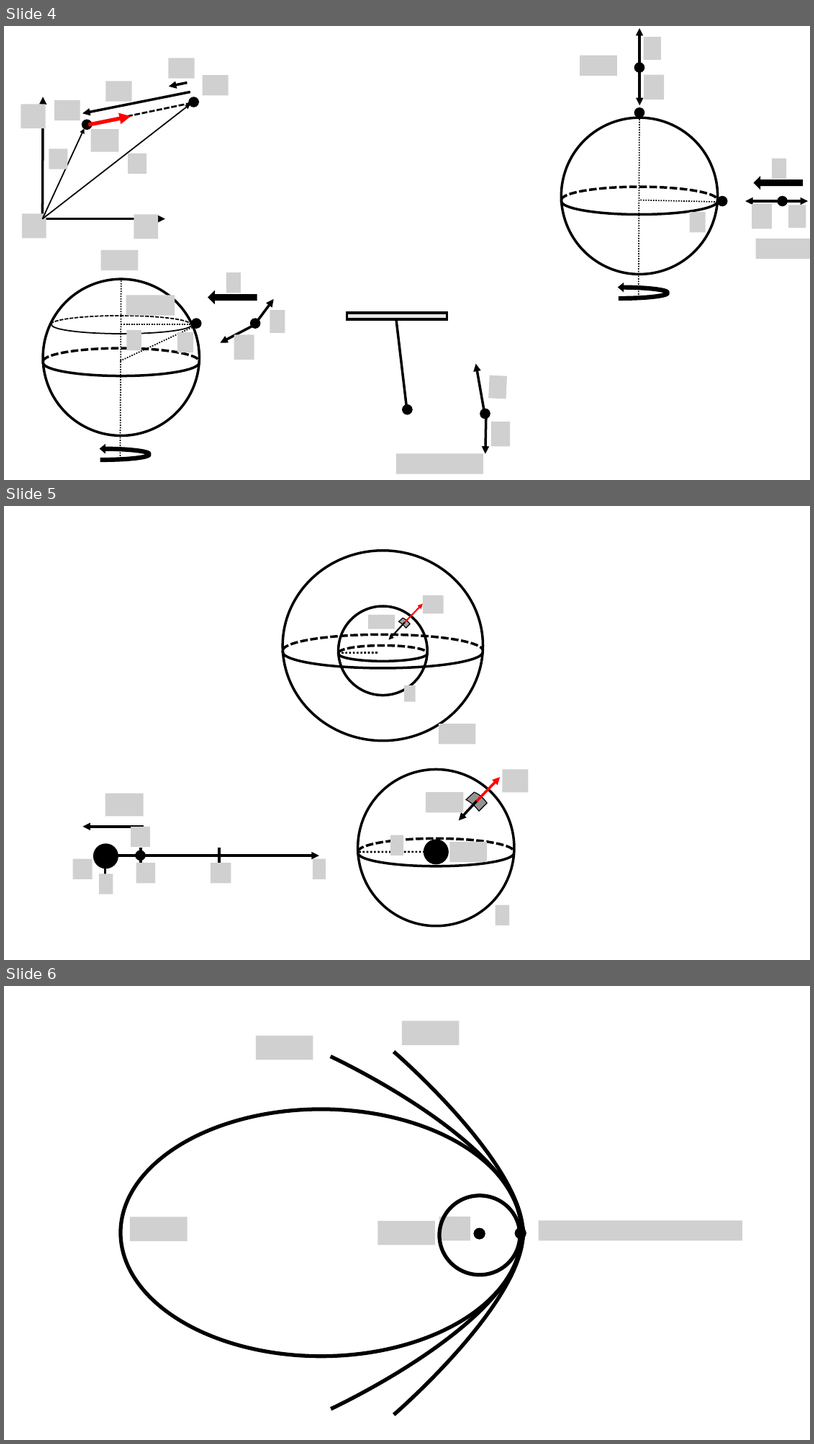
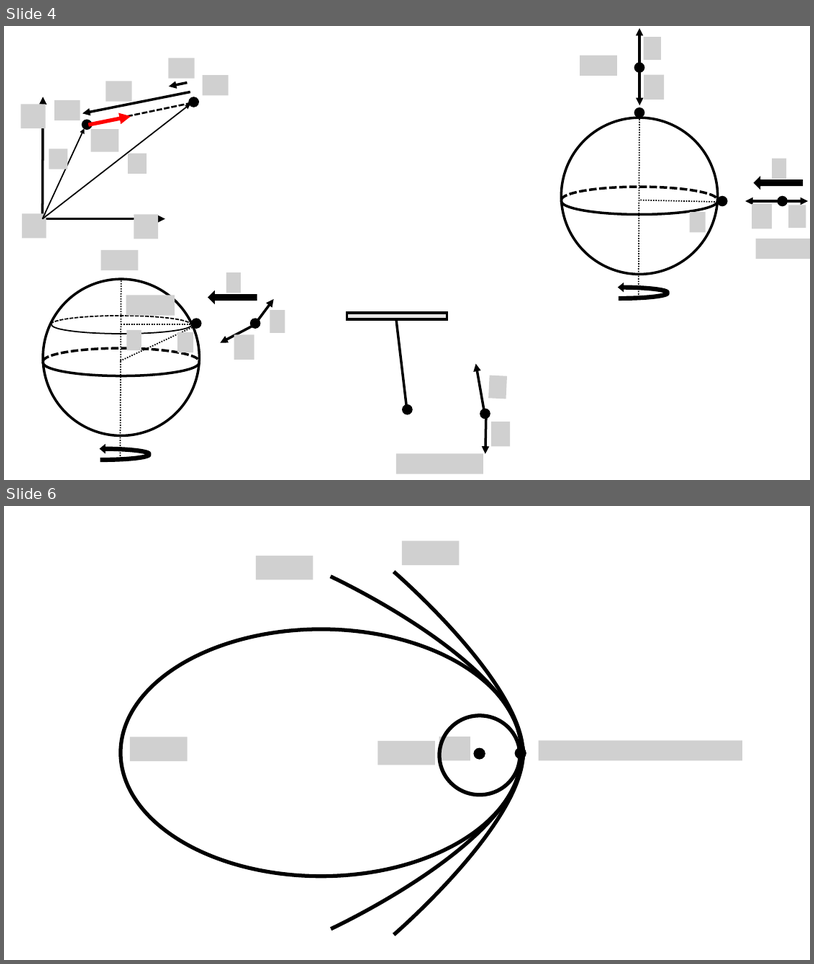
Before and after one commit to OSTP/PhysicsArtofModelling, a slide deck: tex/figures/Gravity/Figures.pptx. Shown one above the other, each under a label of ours: slides 4, 5 and 6 before the commit, slides 4 and 6 after it; the slides between them are not shown. The pictures are 814x1444 and 814x964 pixels, drawn with LibreOffice and Linux fonts; fonts in the diff are those of the drawing; grey boxes stand for pictures; background and template pictures are left out. Boxes give left, top, right and bottom in pixels: in the first picture for what was removed or moved away, otherwise in the second. Text is boxed around its words. In the diff, an @@ line names an element or a change of style, - is before the commit and + after.

```diff
--- a/tex/figures/Gravity/Figures.pptx
+++ b/tex/figures/Gravity/Figures.pptx
@@ slide 5 removed at [4,506,810,960], background #FFFFFF @@
@@ group removed at [283,551,483,744]: 4 arc (boxed as its full ellipse)s, 4 pictures, 2 arrows, 2 ellipses, 1 line, 1 freeform shape @@
@@ group removed at [73,793,327,894]: 7 pictures, 3 lines, 2 ellipses, 2 arrows @@
@@ group removed at [358,769,528,926]: 5 pictures, 2 arrows, 2 ellipses, 2 arc (boxed as its full ellipse)s, 1 line, 1 freeform shape @@
```
Also in this commit, not shown: 1 slide changed, 2 slides added, 1 other slide removed.
